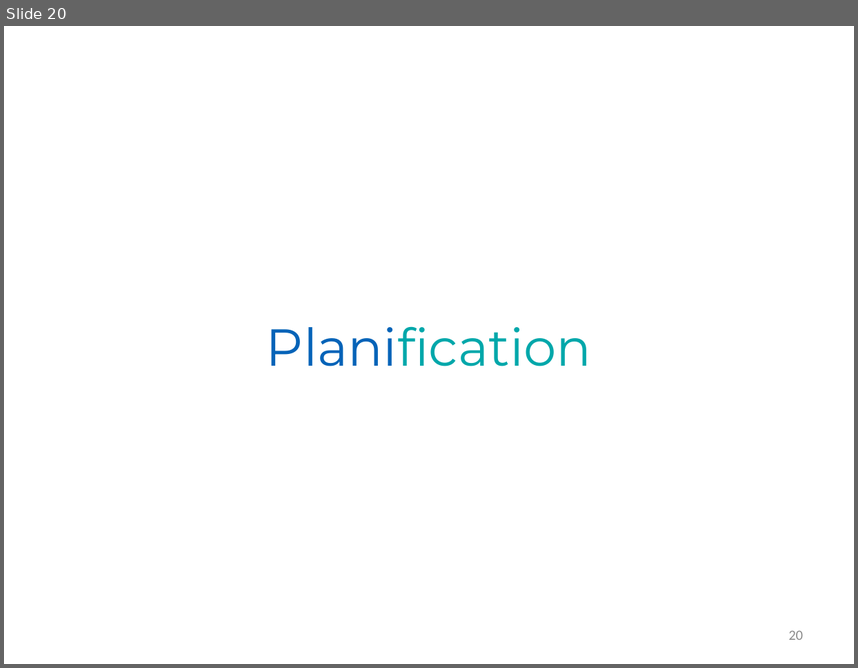
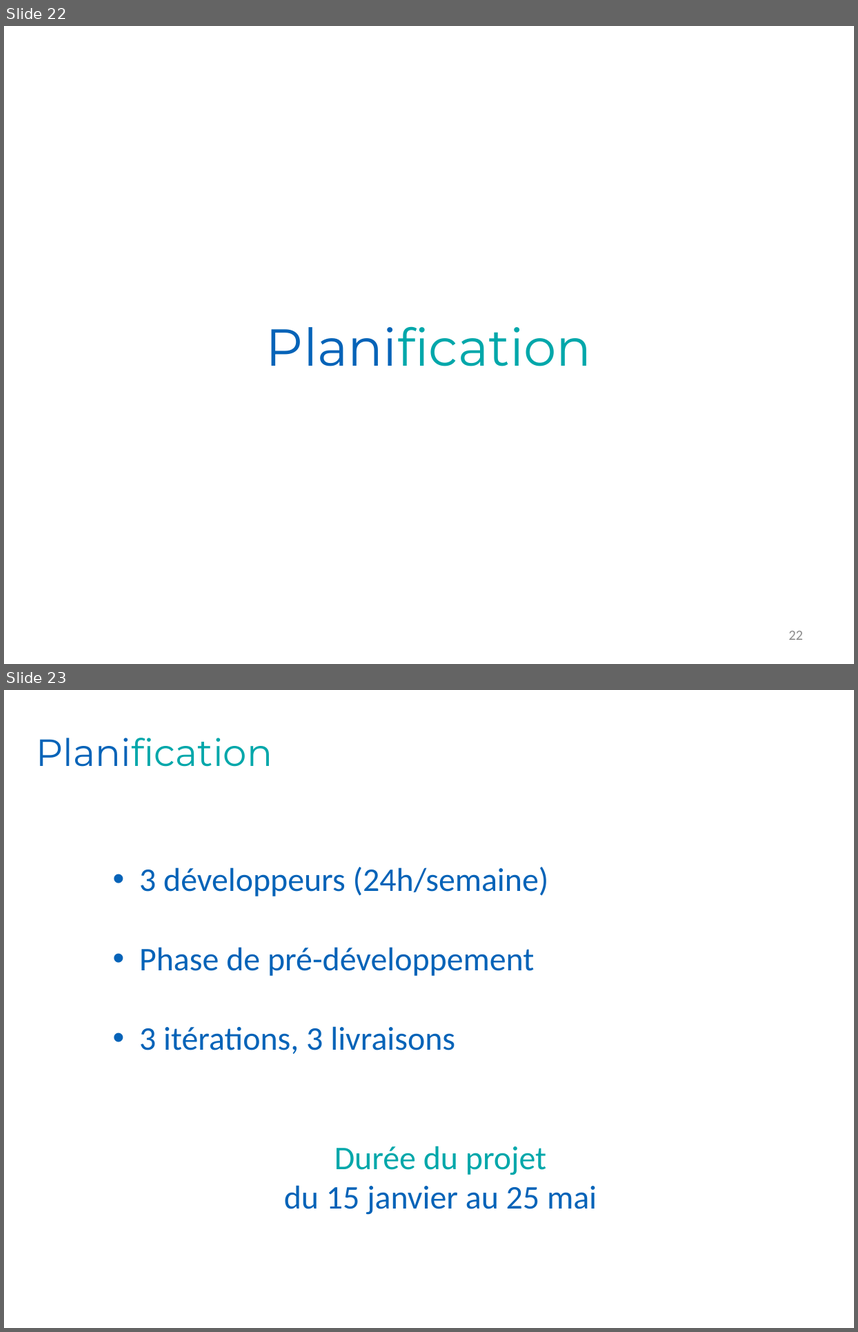
Before and after one commit to Romcol/Gutemberg-rapports, a slide deck: defense/1_project/powerpoint.pptx. Shown one above the other, each under a label of ours: slide 20 before the commit, slides 22 and 23 after it. The pictures are 858x668 and 858x1332 pixels, drawn with LibreOffice and Linux fonts; fonts in the diff are those of the drawing; background and template pictures are left out. Boxes give left, top, right and bottom in pixels: in the first picture for what was removed or moved away, otherwise in the second. Text is boxed around its words. In the diff, an @@ line names an element or a change of style, - is before the commit and + after.

```diff
--- a/defense/1_project/powerpoint.pptx
+++ b/defense/1_project/powerpoint.pptx
@@ slide 23 added at box(4, 690, 854, 1328), background picture (left out) @@
@@ text added at box(36, 738, 272, 767), 32 pt, text #00A7AA @@
+Planification
@@ text added at box(139, 867, 597, 1214), 28 pt, text #0563B8 @@
+  • 3 développeurs (24h/semaine)
+  • Phase de pré-développement
+  • 3 itérations, 3 livraisons
+Durée du projet
+du 15 janvier au 25 mai
@@ what was slide 20 is now slide 22 @@
@@ page number at box(789, 630, 803, 639): text changed @@
-20
+22
```
Also in this commit, not shown: 8 slides changed, 6 other slides added, 3 slides removed.
